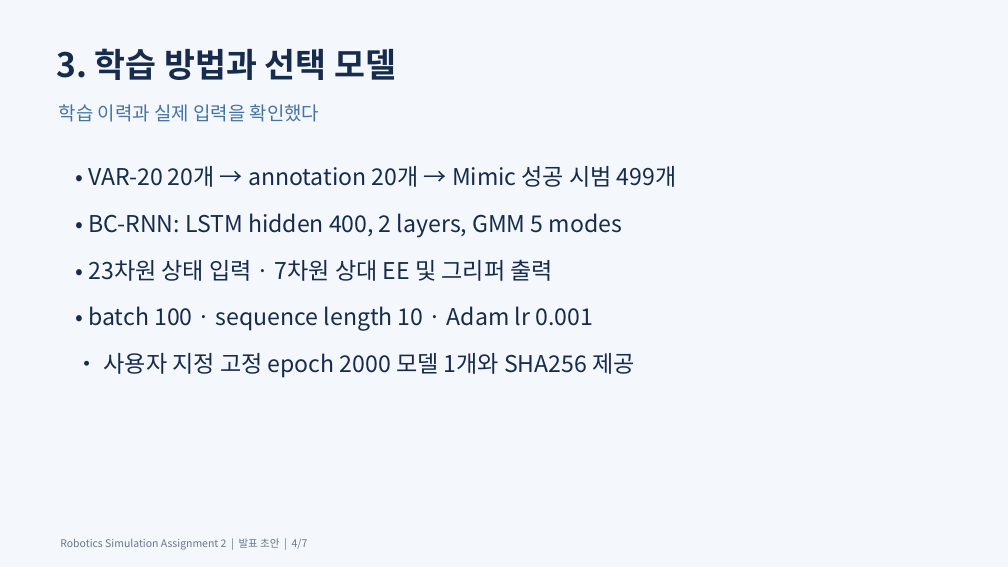
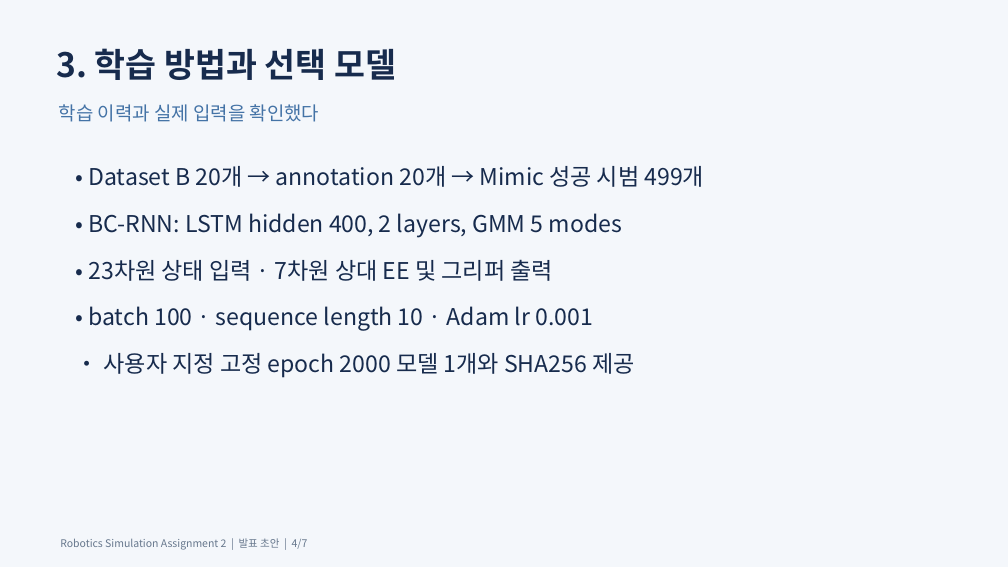
Before and after one commit to Kim-KiSuk/Robotics-Simulation-Assignmnet2, a slide deck: slide 4 of submission/toy2box_presentation_draft.pptx. Drawn at 1008x567 pixels with LibreOffice and Linux fonts; fonts in the diff are those of the drawing. Boxes give left, top, right and bottom in pixels: in the first picture for what was removed or moved away, otherwise in the second. Text is boxed around its words. In the diff, an @@ line names an element or a change of style, - is before the commit and + after.

Commit message:
Use neutral dataset identifiers and separate sample counts from dataset names

```diff
--- a/submission/toy2box_presentation_draft.pptx
+++ b/submission/toy2box_presentation_draft.pptx
@@ text at (x1=88, y1=166, x2=704, y2=187): text changed @@
-• VAR-20 20개 → annotation 20개 → Mimic 성공 시범 499개
+• Dataset B 20개 → annotation 20개 → Mimic 성공 시범 499개
```
Also in this commit, not shown: 2 other slides changed, 40 other files.
